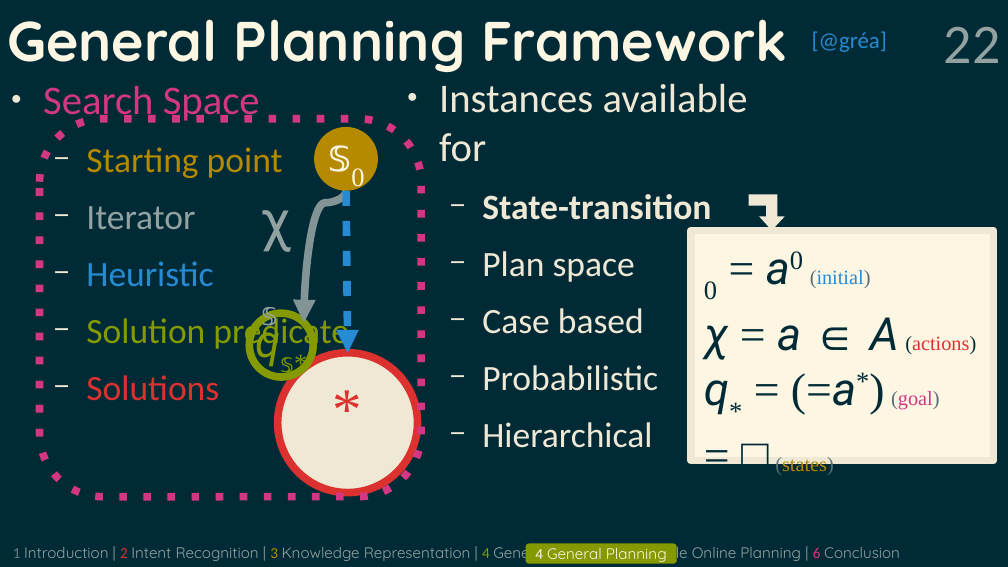
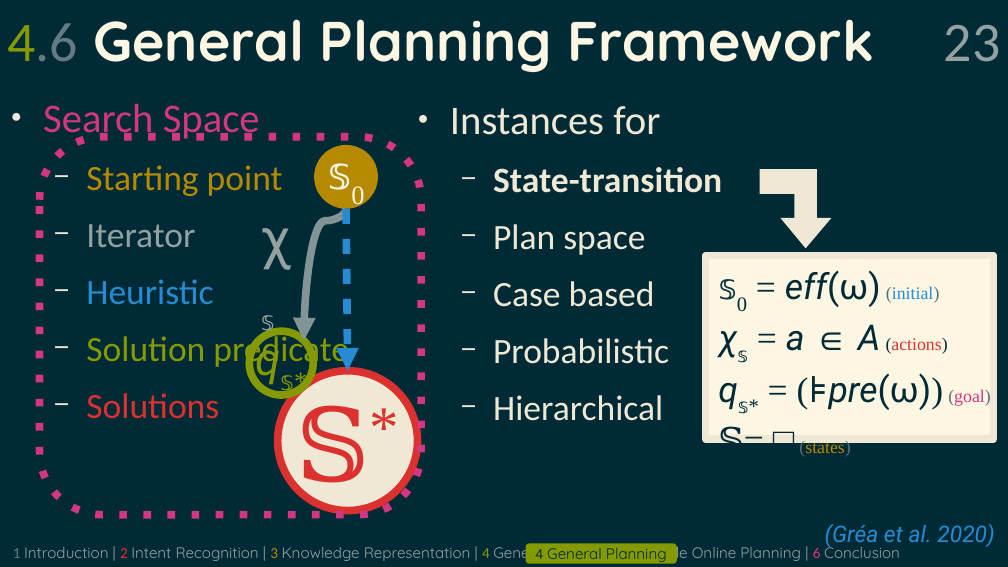
Before and after one commit to grea09/gennio, a slide deck: slide 23 of doc/defense.odp (slide 22 before the commit). Drawn at 1008x567 pixels with LibreOffice and Linux fonts; fonts in the diff are those of the drawing. Boxes give left, top, right and bottom in pixels: in the first picture for what was removed or moved away, otherwise in the second. Text is boxed around its words. In the diff, an @@ line names an element or a change of style, - is before the commit and + after.

```diff
--- a/doc/defense.odp
+++ b/doc/defense.odp
@@ title at box(7, 19, 874, 72): text changed @@
-General Planning Framework
+4.6 General Planning Framework
@@ page number at box(944, 25, 1001, 62): vertical alignment top to middle @@
@@ page number at box(944, 25, 1001, 62): text changed @@
-22
+23
@@ text removed at box(812, 31, 887, 52) @@
-[@gréa]
@@ text "Instances for": place and size @@
-text "Instances for" at box(439, 83, 748, 448)
+text "Instances for" at box(450, 106, 722, 421)
@@ text at box(450, 106, 660, 135): text changed @@
-● Instances available for
+● Instances for
@@ freeform shape: place and size @@
-freeform shape at box(749, 195, 785, 231)
+freeform shape at box(760, 169, 832, 249)
@@ text "χ𝕤": place and size @@
-text "χ𝕤" at box(252, 180, 314, 353)
+text "χ𝕤" at box(252, 198, 314, 356)
@@ text "χ𝕤" at box(252, 198, 314, 356): size 44 to 36 pt in "χ𝕤" @@
@@ 1 text, 1 ellipse, 1 rounded rectangle, 1 curved arrow, 1 arrow: place and size @@
-1 text, 1 ellipse, 1 rounded rectangle, 1 curved arrow, 1 arrow at box(39, 85, 421, 497)
+1 text, 1 ellipse, 1 rounded rectangle, 1 curved arrow, 1 arrow at box(39, 103, 421, 515)
@@ rectangle "𝕤0 = eff(ω) (initial)": place and size @@
-rectangle "𝕤0 = eff(ω) (initial)" at box(692, 231, 994, 461)
+rectangle "𝕤0 = eff(ω) (initial)" at box(706, 256, 994, 440)
@@ text in rectangle at box(718, 270, 991, 456): text changed; size 16 to 14 pt @@
-0 = a0 (initial)
-χ = a ∈ A (actions)
-q* = (=a*) (goal)
-= □ (states)
+𝕤0 = eff(ω) (initial)
+χ𝕤 = a ∈ A (actions)
+q𝕤* = (⊧pre(ω)) (goal)
+𝕊= □ (states)
@@ ellipse "q𝕤*": place and size @@
-ellipse "q𝕤*" at box(250, 314, 314, 378)
+ellipse "q𝕤*" at box(250, 331, 314, 395)
@@ ellipse removed at box(278, 353, 418, 493) @@
-*
@@ ellipse added at box(278, 371, 418, 511), fill #EEE8D5, outline #DC322F 6.01 pt, 80 pt, text #DC322F @@
+𝕊*
@@ text added at box(825, 524, 994, 548), 18 pt, text #268BD2, italic @@
+(Gréa et al. 2020)
@@ rounded rectangle "4 General Planning" at box(526, 543, 677, 563): text colour #FDF6E3 to #002B36 @@
```
Also in this commit, not shown: 25 other slides changed, 1 slide added, 50 other files.
